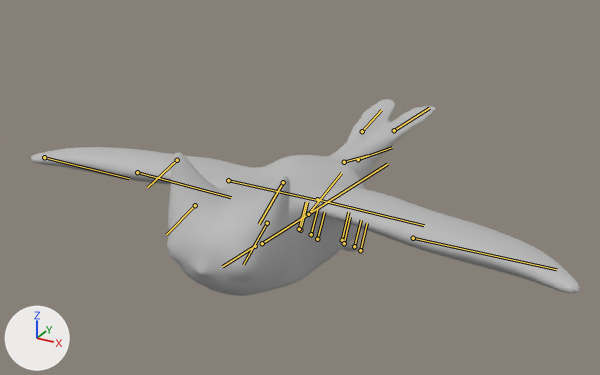
The FBX model RawContent/FinalBird/A_Bird_Flight/A_Bird_Gliding_Straight.fbx as it was, and as the next commit left it.
The view is the same before and after, from a 50 mm lens placed at (0.599, -1.245, 0.735), pointed at (-0.053, -0.06, 0.142). Every picture has the same lights, and +X, +Y and +Z are marked at lower left. The older version comes first. Both versions are drawn at frame 18 of the action 'Take 001'; the numbers are the values there. The bones that change, and the others that lie on the model, are drawn over the model as lines.

The first picture shows 'SM_Bird_Low_v3:SM_Bird_Body'.
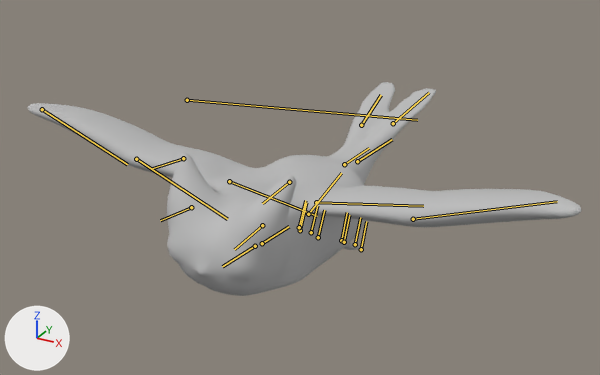
Location of each change, (x1, y1, x2, y2) in pixels of the pictures (600 x 375 px):
'SM_Bird_Low_v3:SM_Bird_Body', posed (9% taller): before (30, 99, 580, 296); after (27, 82, 582, 296)
bone 'Ear_Right', root to tip: before (195, 205) to (166, 234); after (191, 207) to (160, 220)
bone 'Ear_Left', root to tip: before (267, 223) to (243, 264); after (262, 225) to (234, 249)
bone 'Wing1_Left', root to tip: before (317, 199) to (424, 225); after (316, 202) to (423, 206)
bone 'Wing2_Left', root to tip: before (413, 238) to (556, 269); after (413, 219) to (557, 201)
bone 'Wing1_Right', root to tip: before (228, 180) to (316, 200); after (229, 181) to (317, 216)
bone 'Wing2_Right', root to tip: before (137, 172) to (231, 197); after (136, 159) to (227, 219)
bone 'transform1', root to tip: before (262, 243) to (387, 164); after (187, 100) to (417, 120)
bone 'Tail_Left', root to tip: before (358, 159) to (392, 147); after (357, 161) to (392, 139)
bone 'Tail_Right', root to tip: before (344, 162) to (368, 155); after (344, 164) to (369, 148)

What the commit changed:
Bone 'Ear_Right' (bone_ear_right) moves from (0.0, 0.0, 0.0) to (0.0, 0.1, 0.03).
Bone 'Ear_Right' (bone_ear_right) turns from (0, 0, 0) to (21, 0, 0) degrees about its own x, y and z.
Bone 'Ear_Left' (bone_ear_left) moves from (0.0, 0.0, 0.0) to (0.0, 0.11, 0.08).
Bone 'Ear_Left' (bone_ear_left) turns from (0, 0, 0) to (26, 0, 0) degrees about its own x, y and z.
Bone 'Wing1_Left' (bone_wing1_left) moves from (0.0, 0.0, 0.0) to (0.0, -0.01, -0.06).
Bone 'Wing1_Left' (bone_wing1_left) turns from (0, 0, 0) to (12, -1, -1) degrees about its own x, y and z.
Bone 'Wing2_Left' (bone_wing2_left) moves from (0.0, 0.0, 0.0) to (0.01, 0.01, 0.0).
Bone 'Wing2_Left' (bone_wing2_left) turns from (0, 0, 0) to (1, -1, 7) degrees about its own x, y and z.
Bone 'Wing1_Right' (bone_wing1_right) moves from (0.0, 0.0, 0.0) to (0.0, 0.02, 0.01).
Bone 'Wing1_Right' (bone_wing1_right) turns from (0, 0, 0) to (9, -1, 0) degrees about its own x, y and z.
Bone 'Wing2_Right' (bone_wing2_right) moves from (0.0, 0.0, 0.0) to (0.01, -0.02, 0.0).
Bone 'Wing2_Right' (bone_wing2_right) turns from (0, 0, 0) to (1, -1, 10) degrees about its own x, y and z.
Bone 'transform1' (bone_transform1) moves from (5.35, 3.77, -0.73) to (0.0, 0.0, 0.0).
Bone 'transform1' (bone_transform1) turns from (-4, 0, 78) to (0, 0, 0) degrees about its own x, y and z.
Bone 'BackBone' (bone_backbone) moves from (-3.11, 3.21, 0.07) to (0.0, 0.0, 0.0).
Bone 'BackBone' (bone_backbone) turns from (16, -14, -78) to (0, 0, 0) degrees about its own x, y and z.
Bone 'Tail_Left' (bone_tail_left) moves from (-0.01, 0.01, -0.12) to (-0.02, 0.01, -0.16).
Bone 'Tail_Left' (bone_tail_left) turns from (0, 0, 0) to (9, 1, -1) degrees about its own x, y and z.
Bone 'Tail_Right' (bone_tail_right) moves from (0.01, 0.03, -0.11) to (0.01, 0.05, -0.16).
Bone 'Tail_Right' (bone_tail_right) turns from (0, 0, 0) to (9, -1, 0) degrees about its own x, y and z.
